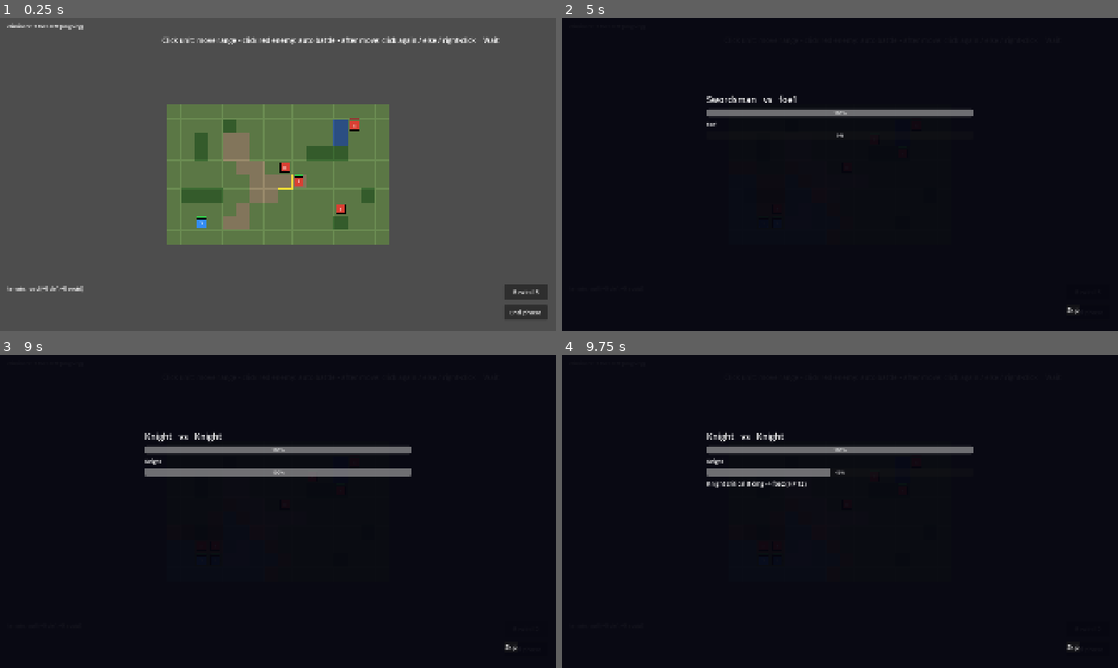
Above: before the commit, frames 1-4 (two rows, left to right).
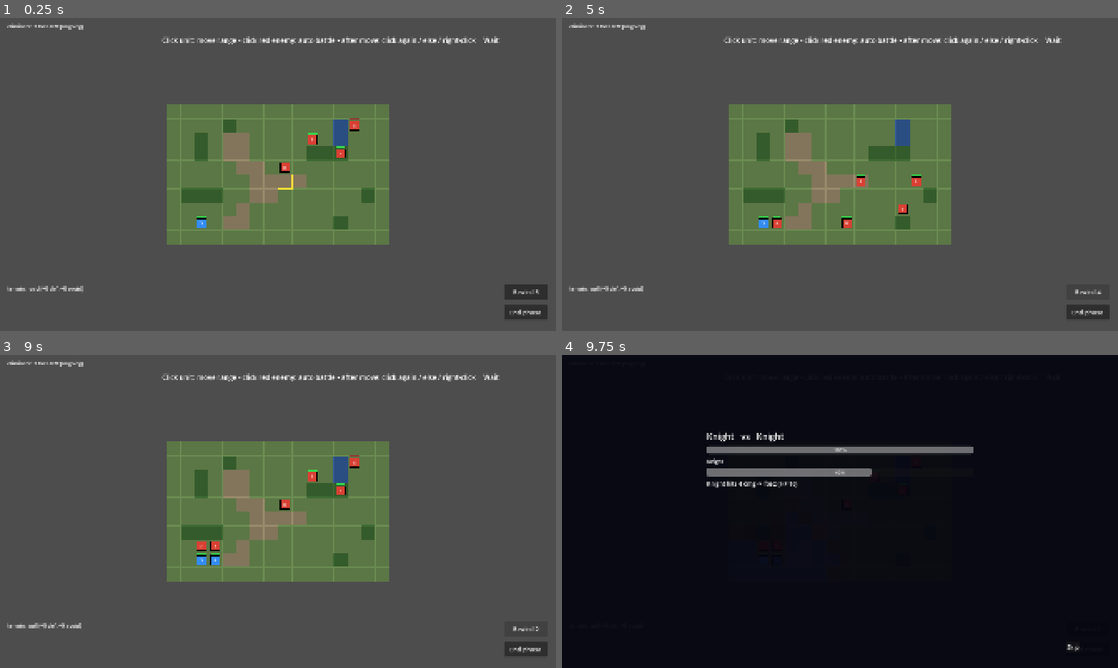
Above: after the commit, the same moments.

Repository: namtit2932k/project-x
Game: Godot game, scene res://tests/run_tests.tscn
Two runs of this game, one before a commit and one after it. Both use one fixed random seed, a clock stepped at 60 frames per second and the inputs below. This scene is started directly instead of the project's main scene.
Inputs (mouse positions are in pixels of both pictures, inside the frame that each line leads up to):
- Up to frame 1 (0.25 s): no input
- Up to frame 2 (5 s): click "End phase" at 0.5 s; click "Skip" at 1.25 s; click "Rewind 5" at 2 s; click "Rewind 4" at 2.75 s; click "End phase" at 3.5 s; click "Rewind 4" at 4.25 s
- Up to frame 3 (9 s): click (511, 646) at 5 s, where only the run before the commit has a clickable "Skip"; click "Rewind 5" at 5.75 s; click "End phase" at 6.5 s; click "Rewind 4" at 7.25 s; tap Enter (ui_accept) at 8, 8.27 s; move the mouse to (400, 495) at 8.02 s; click (400, 495) at 8.17 s; click "Rewind 2" at 8.75 s
- Up to frame 4 (9.75 s): click "Rewind 2" at 9.5 s

The runs differ from the first frame. In frame 1, 0.2% of the frame differs, in the area x 53-63%, y 36-63%; in frame 2, 100%, in the area x 0-100%, y 0-100%; in frame 3, 100%; in frame 4, 0.4%.

Commit message:
feat(campaign): D06 merge-on-victory only via static CampaignMerge and camp Next gating
- new src/core/campaign_merge.gd: the single merge path (EXP, casualties, bond,
  completion, reconcile); a defeat writes nothing, so Retry replays the chapter
  with the pre-battle roster and never counts a defeat
- Main delegates to CampaignMerge instead of carrying its own merge loop
- camp hides "Next chapter" until the current chapter sits in completed_chapters
- updated smoke merge to route through CampaignMerge

Generated with Codebuff
Co-Authored-By: Codebuff <noreply@codebuff.com>

Diff:
--- /dev/null
+++ b/src/core/campaign_merge.gd
@@ -0,0 +1,43 @@
+extends RefCounted
+class_name CampaignMerge
+## Applies one battle's outcome to the campaign (D06). Merge ONLY after a win: EXP,
+## casualties per difficulty, bond points, chapter completion and reconcile outcomes.
+## A defeat writes nothing, so Retry replays the chapter with the exact pre-battle
+## roster and never counts a defeat. Called from Main and from tests; not an autoload.
+
+
+## result is the director's ResultStore.last_result ("status": "win" / other).
+static func merge(battle_state: BattleState, chapter: Resource, result: Dictionary) -> void:
+	if battle_state == null or chapter == null:
+		return
+	# D06: only a victory touches the campaign. Defeat keeps the chapter open for retry.
+	if String(result.get("status", "")) != "win":
+		return
+	var policy: String = String(DataRegistry.rule("casualty_by_difficulty", {}).get(GameState.difficulty, "temp_injury"))
+	for unit_id in GameState.roster:
+		if not battle_state.units.has(String(unit_id)):
+			continue
+		var state_unit: UnitState = battle_state.units[String(unit_id)]
+		var entry: Dictionary = GameState.roster[unit_id]
+		entry.exp = int(entry.get("exp", 0)) + int(state_unit.exp)
+		if not state_unit.alive:
+			match policy:
+				"permadeath":
+					entry.alive = false
+				"none":
+					entry.alive = true
+				_:
+					# temp_injury placeholder: units return for the next battle.
+					entry.alive = true
+					entry["defeats"] = int(entry.get("defeats", 0)) + 1
+	# Bond points earned this battle flow into the campaign (capped per pair per battle
+	# at the source); the camp reads GameState.bond_points, not the battle-local copy.
+	for pair_id in battle_state.bond_points:
+		GameState.bond_points[pair_id] = int(GameState.bond_points.get(pair_id, 0)) + int(battle_state.bond_points[pair_id])
+	GameState.completed_chapters[String(chapter.id)] = true
+	if result.has("reconcile"):
+		var outcomes := {}
+		for faction_id in result["reconcile"]:
+			var fo: Dictionary = result["reconcile"][faction_id]
+			outcomes[faction_id] = {"persuaded": bool(fo.get("persuaded", false)), "kills": int(fo.get("kills", 0)), "events": fo.get("events", [])}
+		GameState.reconcile_outcomes[String(chapter.id)] = outcomes
--- a/src/scenes/camp/camp_scene.gd
+++ b/src/scenes/camp/camp_scene.gd
@@ -47,10 +47,7 @@
 
 	if String(ResultStore.last_result.get("status", "")) == "lose":
 		# Defeat: the chapter was NOT advanced; the squad stays in camp to retry it.
-		var retry_btn := UIBuilder.button(self, "Retry chapter", 22)
-		retry_btn.position = Vector2(1660, 730)
-		retry_btn.size = Vector2(200, 50)
-		retry_btn.pressed.connect(func() -> void: retry_chapter.emit())
+		_add_retry_button()
 	elif not GameState.has_next_chapter():
 		var done_label := UIBuilder.label(self, "Campaign complete", 22)
 		done_label.position = Vector2(1640, 690)
@@ -60,6 +57,10 @@
 		menu_after.position = Vector2(1660, 730)
 		menu_after.size = Vector2(200, 50)
 		menu_after.pressed.connect(func() -> void: to_menu.emit())
+	elif not GameState.completed_chapters.has(String(GameState.current_chapter().id)):
+		# D06: "Next chapter" unlocks only after the CURRENT chapter was won (defensive
+		# path: defeat banner rewind-rescue or a load made before any victory).
+		_add_retry_button()
 	else:
 		var next_btn := UIBuilder.button(self, "Next chapter", 22)
 		next_btn.position = Vector2(1660, 730)
@@ -70,6 +71,15 @@
 	menu_btn.position = Vector2(1660, 810)
 	menu_btn.size = Vector2(200, 50)
 	menu_btn.pressed.connect(func() -> void: to_menu.emit())
+
+
+## Retry reopens the CURRENT chapter without any campaign-wide loss bookkeeping (D06:
+## a defeat writes nothing, so the retry never counts as a defeat either).
+func _add_retry_button() -> void:
+	var retry_btn := UIBuilder.button(self, "Retry chapter", 22)
+	retry_btn.position = Vector2(1660, 730)
+	retry_btn.size = Vector2(200, 50)
+	retry_btn.pressed.connect(func() -> void: retry_chapter.emit())
 
 
 func _rebuild_bond_panel() -> void:
--- a/src/scenes/main/main.gd
+++ b/src/scenes/main/main.gd
@@ -87,7 +87,8 @@
 
 func _show_post_battle(win: bool) -> void:
 	var chapter := GameState.current_chapter()
-	_merge_battle_into_campaign(win)
+	# D06: the merge itself decides win/lose from the stored result; defeat touches nothing.
+	CampaignMerge.merge(_battle_director.state if _battle_director != null else null, chapter, ResultStore.last_result)
 	var post := PostBattleScene.build(chapter)
 	post.continue_pressed.connect(_show_camp)
 	if win:
@@ -117,43 +118,8 @@
 
 # ------------------------------------------------------------------ campaign merge
 
-## Applies one battle's outcome to the campaign roster: exp, casualties per difficulty,
-## chapter completion, reconcile outcomes. Never called mid-battle.
-func _merge_battle_into_campaign(win: bool) -> void:
+## Thin wrapper kept for callers/tests: the merge logic itself lives in the static
+## CampaignMerge (src/core), not in the scene controller.
+func _merge_battle_into_campaign(_win: bool) -> void:
 	var chapter := GameState.current_chapter()
-	var result: Dictionary = ResultStore.last_result
-	var policy: String = String(DataRegistry.rule("casualty_by_difficulty", {}).get(GameState.difficulty, "temp_injury"))
-	for unit_id in GameState.roster:
-		var entry: Dictionary = GameState.roster[unit_id]
-		var state_unit = null
-		if _battle_director != null and _battle_director.state.units.has(unit_id):
-			state_unit = _battle_director.state.units[unit_id]
-		if state_unit == null:
-			continue
-		# EXP -> roster (leveling math TBD; keep gains banked).
-		entry.exp = int(entry.get("exp", 0)) + int(state_unit.exp)
-		if not state_unit.alive:
-			match policy:
-				"permadeath":
-					entry.alive = false
-				"none":
-					entry.alive = true
-				_:
-					# temp_injury placeholder: survivors restore with a scratch of HP.
-					entry.alive = true
-					entry["defeats"] = int(entry.get("defeats", 0)) + 1
-	if win:
-		# D05/D06: bond points earned this battle flow into the campaign after a WIN only;
-		# the camp reads GameState.bond_points, not the battle-local copy.
-		if _battle_director != null:
-			for pair_id in _battle_director.state.bond_points:
-				GameState.bond_points[pair_id] = int(GameState.bond_points.get(pair_id, 0)) \
-						+ int(_battle_director.state.bond_points[pair_id])
-		GameState.completed_chapters[String(chapter.id)] = true
-		if result.has("reconcile"):
-			var outcomes := {}
-			for faction_id in result["reconcile"]:
-				var fo: Dictionary = result["reconcile"][faction_id]
-				outcomes[faction_id] = {"persuaded": bool(fo.get("persuaded", false)), "kills": int(fo.get("kills", 0)), "events": fo.get("events", [])}
-			GameState.reconcile_outcomes[String(chapter.id)] = outcomes
-	# Defeat keeps the campaign at this chapter so the player can retry (retry flow TBD).
+	CampaignMerge.merge(_battle_director.state if _battle_director != null else null, chapter, ResultStore.last_result)
--- a/tests/run_tests.gd
+++ b/tests/run_tests.gd
@@ -15,6 +15,7 @@
 	await test_bond_and_reconcile()
 	await test_bond_cap()
 	await test_bond_rules_d05()
+	await test_campaign_merge_d06()
 	await test_evacuate()
 	await test_terrain_costs()
 	await test_save_load()
@@ -147,6 +148,74 @@
 	camp.free()
 
 
+
+## N06 (D06): only a victory merges battle outcome into the campaign, in ONE place
+## (CampaignMerge); defeat writes nothing (no EXP, no bond, no defeats counter) and the
+## camp hides "Next chapter" while the current chapter is still uncleared.
+func test_campaign_merge_d06() -> void:
+	await 0.0
+	GameState.new_game()
+	GameState.build_roster()
+	var chapter := GameState.current_chapter()
+	var state: BattleState = _plain_map_enemy_state()
+	var hero := _spawn(state, "unit_swordsman", "faction_p", Vector2i(0, 0), false, false, "player")
+	hero.exp = 12
+	state.bond_points = {"bond_swordsman_knight": 4}
+	# Defeat: nothing merges, not even the dead unit's defeats counter.
+	hero.alive = false
+	CampaignMerge.merge(state, chapter, {"status": "lose"})
+	assert_true(int(GameState.roster["unit_swordsman"]["exp"]) == 0, "campaign merge D06: defeat stores no EXP")
+	assert_true(GameState.bond_points.is_empty(), "campaign merge D06: defeat stores no bond points")
+	assert_true(int(GameState.roster["unit_swordsman"]["defeats"]) == 0, "campaign merge D06: defeat never counts a loss")
+	assert_true(not GameState.completed_chapters.has(String(chapter.id)), "campaign merge D06: defeat does not complete the chapter")
+	assert_true(bool(GameState.roster["unit_swordsman"]["alive"]), "campaign merge D06: roster untouched on defeat (retry replays pre-battle roster)")
+	# Victory: EXP, casualties, bond, completion and reconcile all merge.
+	GameState.completed_chapters.clear()
+	hero.alive = true
+	CampaignMerge.merge(state, chapter, {"status": "win"})
+	assert_true(int(GameState.roster["unit_swordsman"]["exp"]) == 12, "campaign merge D06: win merges EXP")
+	assert_true(int(GameState.bond_points.get("bond_swordsman_knight", 0)) == 4, "campaign merge D06: win merges bond points")
+	assert_true(GameState.completed_chapters.has(String(chapter.id)), "campaign merge D06: win completes the chapter")
+	# Camp UI: retry button while uncleared, "Next chapter" only after the chapter won.
+	var second := ChapterData.new()
+	second.id = "chapter_ch02"
+	second.order = 2
+	second.map_id = String(chapter.map_id)
+	DataRegistry._cache["chapters"]["chapter_ch02"] = second
+	GameState.completed_chapters.clear()
+	ResultStore.last_result = {"status": "lose"}
+	var camp := CampScene.new()
+	add_child(camp)
+	await get_tree().process_frame
+	assert_true(_find_button(camp, "Retry chapter") != null and _find_button(camp, "Next chapter") == null, "camp D06: defeat shows Retry, hides Next chapter")
+	ResultStore.last_result = {"status": "win"}
+	GameState.completed_chapters[String(chapter.id)] = true
+	var camp2 := CampScene.new()
+	add_child(camp2)
+	await get_tree().process_frame
+	assert_true(_find_button(camp2, "Next chapter") != null and _find_button(camp2, "Retry chapter") == null, "camp D06: cleared chapter shows Next chapter")
+	ResultStore.last_result = {"status": "win"}
+	GameState.completed_chapters.clear()   # defensive gate: result win but chapter uncleared
+	var camp3 := CampScene.new()
+	add_child(camp3)
+	await get_tree().process_frame
+	assert_true(_find_button(camp3, "Next chapter") == null, "camp D06: Next chapter hidden while the current chapter is uncleared")
+	DataRegistry._cache["chapters"].erase("chapter_ch02")
+	camp.queue_free()
+	camp2.queue_free()
+	camp3.queue_free()
+
+
+func _find_button(root: Node, text: String) -> Button:
+	if root is Button and String(root.text) == text:
+		return root
+	for child in root.get_children():
+		var found := _find_button(child, text)
+		if found != null:
+			return found
+	return null
+
+
 ## Không loạn mục tiêu: diệt kẻ 1 xong,CombatResolver phải trừ đúng HP kẻ 2.
 func test_second_target_damage() -> void:
 	var state: BattleState = _plain_map_enemy_state()
--- a/tests/smoke_full_battle.gd
+++ b/tests/smoke_full_battle.gd
@@ -231,24 +231,7 @@
 	return {"unit_id": unit.id, "move_cell": best_cell, "target_id": ""}
 
 
-## Mirrors Main._merge_battle_into_campaign outcome handling for the smoke run.
-func _merge_like_main(director: BattleDirector, player_sides: Array) -> void:
+## Uses the same campaign merge as Main (CampaignMerge, D06) for the smoke run.
+func _merge_like_main(director: BattleDirector, _player_sides: Array) -> void:
 	var chapter := GameState.current_chapter()
-	var result: Dictionary = ResultStore.last_result
-	var policy: String = String(DataRegistry.rule("casualty_by_difficulty", {}).get(GameState.difficulty, "temp_injury"))
-	for unit_id in GameState.roster:
-		var entry: Dictionary = GameState.roster[unit_id]
-		if not director.state.units.has(unit_id):
-			continue
-		var state_unit: UnitState = director.state.units[unit_id]
-		entry.exp = int(entry.get("exp", 0)) + int(state_unit.exp)
-		if not state_unit.alive and policy != "permadeath":
-			entry.alive = true
-			entry["defeats"] = int(entry.get("defeats", 0)) + 1
-	if String(result.get("status", "")) == "win":
-		GameState.completed_chapters[String(chapter.id)] = true
-		var outcomes := {}
-		for faction_id in result.get("reconcile", {}):
-			var fo: Dictionary = result["reconcile"][faction_id]
-			outcomes[faction_id] = {"persuaded": bool(fo.get("persuaded", false)), "kills": int(fo.get("kills", 0)), "events": fo.get("events", [])}
-		GameState.reconcile_outcomes[String(chapter.id)] = outcomes
+	CampaignMerge.merge(director.state, chapter, ResultStore.last_result)
Not shown, added: src/core/campaign_merge.gd.uid
